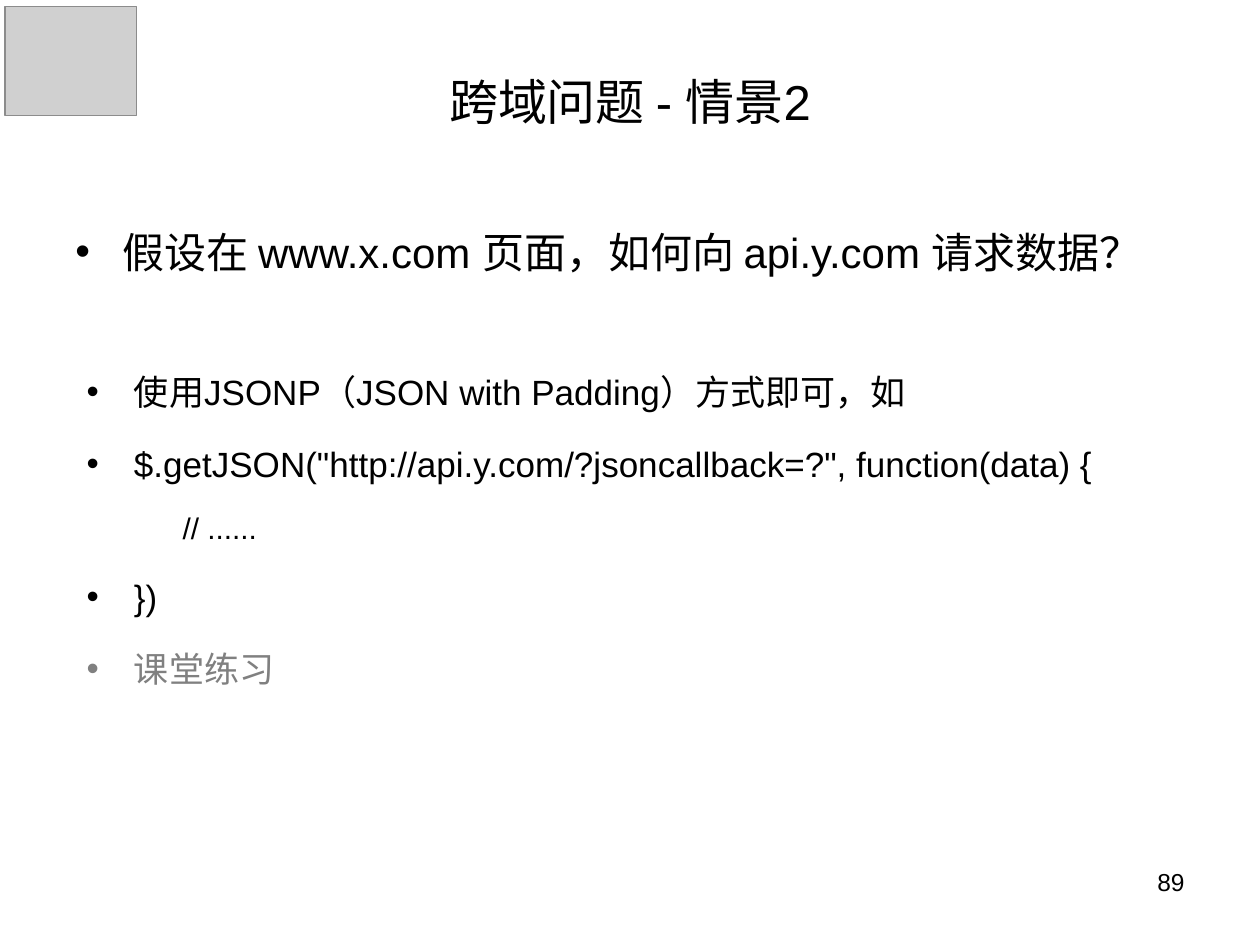
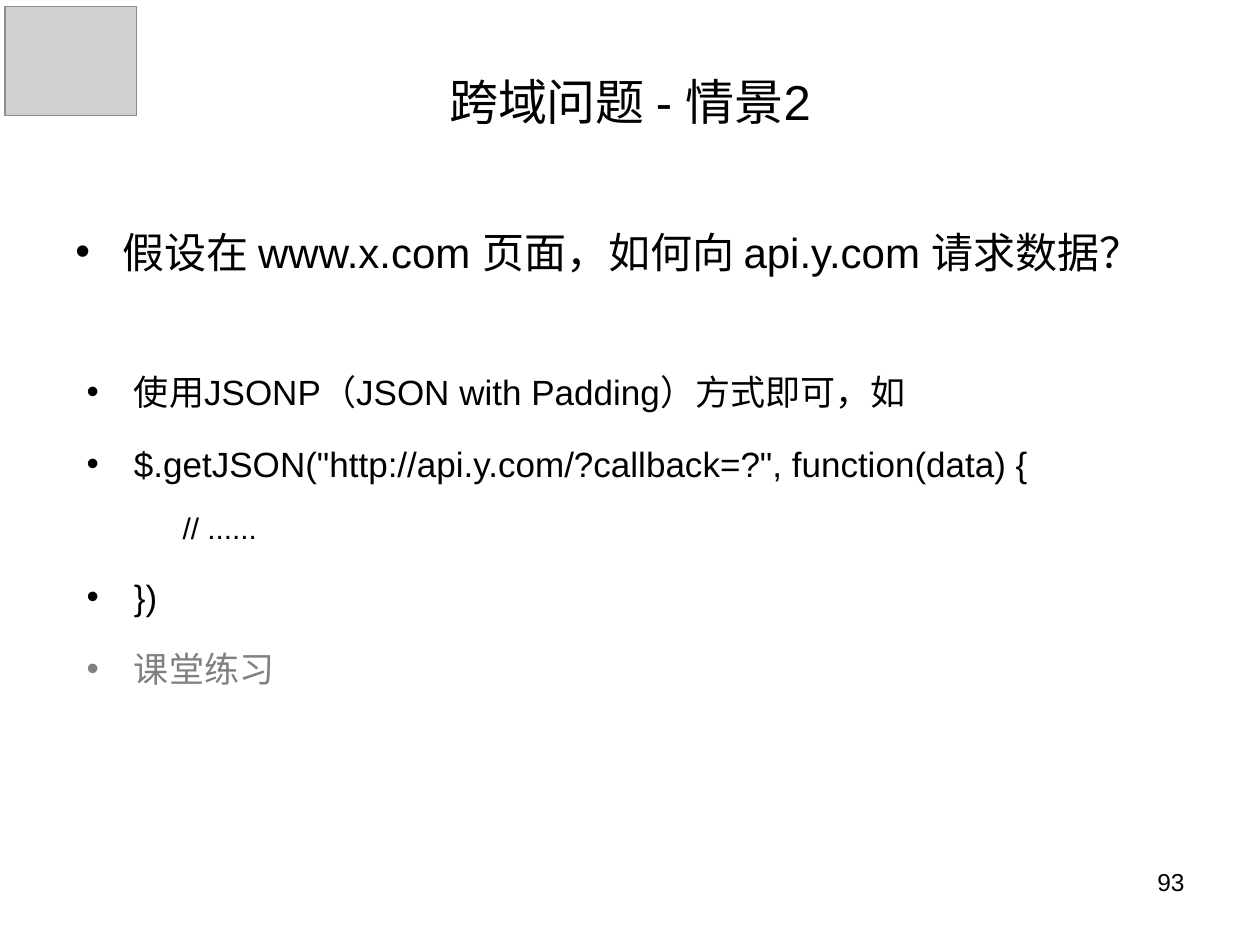
Before and after one commit to panxuepeng/javascript, a slide deck: slide 93 of ppt/第一天课程.ppt (slide 89 before the commit). Drawn at 1260x945 pixels with LibreOffice and Linux fonts; fonts in the diff are those of the drawing; grey boxes stand for pictures. Boxes give left, top, right and bottom in pixels: in the first picture for what was removed or moved away, otherwise in the second. Text is boxed around its words. In the diff, an @@ line names an element or a change of style, - is before the commit and + after.

```diff
--- a/ppt/第一天课程.ppt
+++ b/ppt/第一天课程.ppt
@@ text at [134,451,1006,484]: text changed @@
-• $.getJSON("http://api.y.com/?jsoncallback=?", function(data) {
+• $.getJSON("http://api.y.com/?callback=?", function(data) {
@@ page number at [1157,874,1184,892]: text changed @@
-89
+93
```
Also in this commit, not shown: 10 other slides changed, 10 slides added, 4 slides removed, 22 other files.
